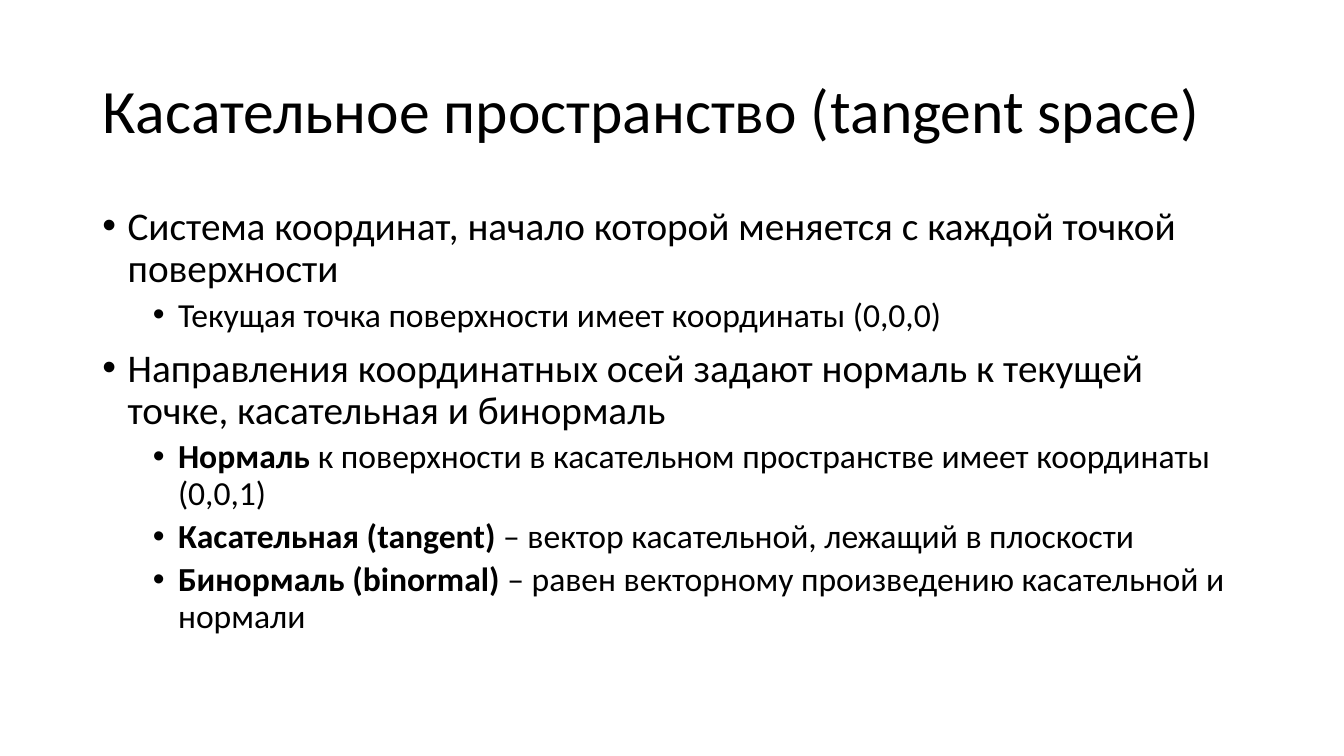
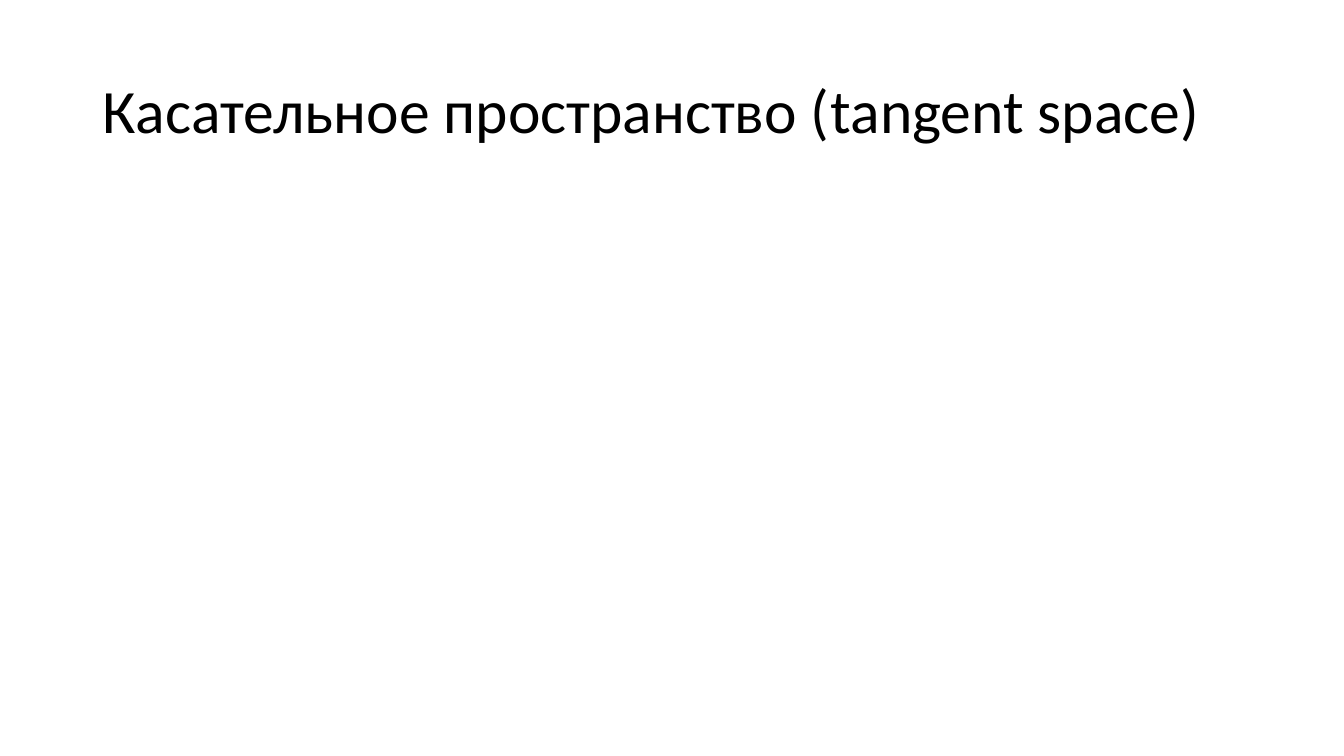
Before and after one commit to alexey-malov/cg-course, a slide deck: slide 20 of lectures/08/08 - Практическое использование шейдеров.pptx. Drawn at 1344x756 pixels with LibreOffice and Linux fonts; fonts in the diff are those of the drawing; grey boxes stand for pictures. Boxes give left, top, right and bottom in pixels: in the first picture for what was removed or moved away, otherwise in the second. Text is boxed around its words. In the diff, an @@ line names an element or a change of style, - is before the commit and + after.

```diff
--- a/lectures/08/08 - Практическое использование шейдеров.pptx
+++ b/lectures/08/08 - Практическое использование шейдеров.pptx
@@ text removed at (x1=128, y1=213, x2=1224, y2=634) @@
-• Система координат, начало которой меняется с каждой точкой поверхности
-  • Текущая точка поверхности имеет координаты (0,0,0)
-• Направления координатных осей задают нормаль к текущей точке, касательная и бинормаль
-  • Нормаль к поверхности в касательном пространстве имеет координаты (0,0,1)
-  • Касательная (tangent) – вектор касательной, лежащий в плоскости
-  • Бинормаль (binormal) – равен векторному произведению касательной и нормали
```
Also in this commit, not shown: 13 other slides changed, 9 slides added, 6 slides removed, 1 other file.
